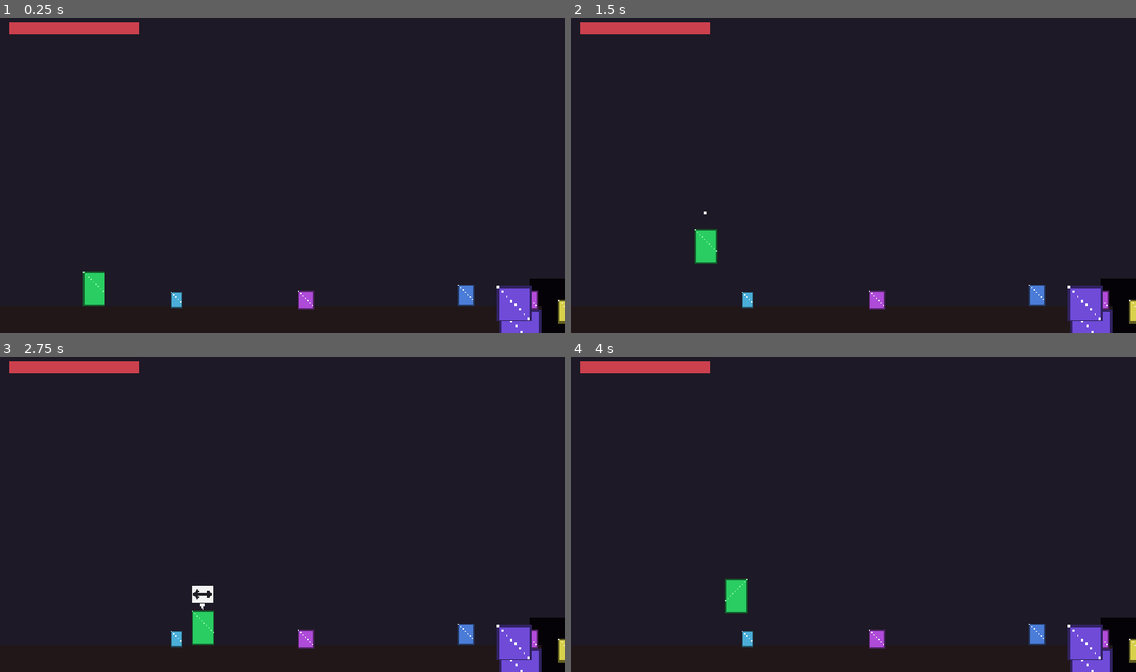
Above: before the commit, frames 1-4 (two rows, left to right).
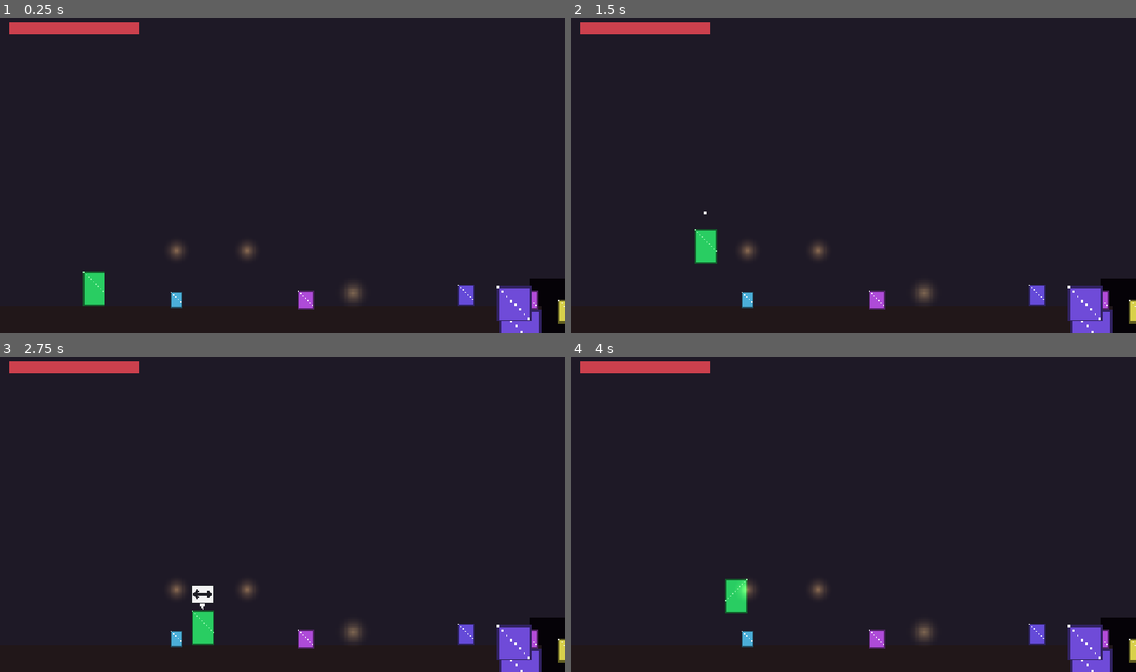
Above: after the commit, the same moments.

Repository: Eruldin/Honor-Meselesi
Game: Godot game, scene res://src/levels/ch1/Ch1.tscn
The game is run twice, just before and just after one commit, with the same random seed, the same clock (stepped at 60 frames per second) and the same inputs. This scene is started directly instead of the project's main scene.
Inputs (mouse positions are in pixels of both pictures, inside the frame that each line leads up to):
- Up to frame 1 (0.25 s): no input
- Up to frame 2 (1.5 s): tap Enter (ui_accept) at 0.5 s; move the mouse to (977, 159) at 0.52 s; hold D (move_right) 0.53-1.25 s; hold J (attack) 0.53-1.25 s; click (977, 159) at 0.67 s; tap Space (jump) at 0.77 s; drag from (740, 191) to (746, 310) at 1.27 s
- Up to frame 3 (2.75 s): tap Enter (ui_accept) at 2 s; move the mouse to (339, 442) at 2.02 s; hold D (move_right) from 2.03 s (still down); tap F (focus) at 2.1 s
- Up to frame 4 (4 s): release D (move_right) at 2.75 s; drag from (825, 577) to (1079, 649) at 2.77 s; tap Enter (ui_accept) at 3.5 s; move the mouse to (1023, 561) at 3.52 s; hold A (move_left) from 3.53 s (still down); tap Q (form_prev) at 3.6 s; tap Space (jump) at 3.77 s

The runs differ from the first frame. In frame 1, 0.5% of the frame differs, in the area x 30-84%, y 71-92%; in frame 2, 0.5%; in frame 3, 0.5%; in frame 4, 0.5%.

Commit message:
ch1: koy fenerleri sicak isik halesi — gece sahnesinde fenerler gercekten yaniyor
Co-Authored-By: Devin AI <158243242+devin-ai-integration[bot]@users.noreply.github.com>

Diff:
--- a/src/levels/ch1/ch1.gd
+++ b/src/levels/ch1/ch1.gd
@@ -219,6 +219,30 @@
 	if s != null:
 		s.position.y = floor_y - s.texture.get_height() * scale * 0.5
 	return s
+
+
+var _glow_tex: ImageTexture
+
+func _add_glow(pos: Vector2, radius: float, col: Color) -> void:
+	## Sicak isik halesi: radyal gradyan tek-tanecik — gece fenerleri icin.
+	if _glow_tex == null:
+		var img := Image.create(24, 24, false, Image.FORMAT_RGBA8)
+		for y in 24:
+			for x in 24:
+				var d := Vector2(x - 11.5, y - 11.5).length() / 11.5
+				var a := clampf(1.0 - d, 0.0, 1.0)
+				img.set_pixel(x, y, Color(1.0, 1.0, 1.0, a * a))
+		_glow_tex = ImageTexture.create_from_image(img)
+	var s := Sprite2D.new()
+	s.texture = _glow_tex
+	s.scale = Vector2.ONE * (radius / 12.0)
+	s.position = pos
+	s.modulate = col
+	s.z_index = 3
+	var mat := CanvasItemMaterial.new()
+	mat.blend_mode = CanvasItemMaterial.BLEND_MODE_ADD
+	s.material = mat
+	add_child(s)
 
 
 func _add_sign(pos: Vector2, icon: StringName) -> void:
@@ -609,14 +633,16 @@
 		Color(0.75, 0.62, 0.62))
 	_add_deco_ground(&"prop/house_main", 905, FLOOR_Y + 4, 0.74,
 		Color(0.82, 0.66, 0.58))
-	# Tas pagoda fenerler — sokak aydinlatmasi
+	# Tas pagoda fenerler — sokak aydinlatmasi + sicak hale
 	for x in [300.0, 660.0, 1010.0]:
 		_add_deco_ground(&"prop/stone_lamp", x, FLOOR_Y, 0.55,
 			Color(0.9, 0.85, 0.8))
+		_add_glow(Vector2(x, FLOOR_Y - 14), 16.0, Color(1.0, 0.8, 0.45, 0.4))
 	# Asili kagit fenerler — ev girislerinin saçaklari altinda
 	for x in [150.0, 210.0, 492.0, 552.0, 875.0, 940.0]:
 		_add_deco(&"prop/lantern_hang", Vector2(x, FLOOR_Y - 52), 0.42,
 			Color(1.0, 0.85, 0.65), false, 1)
+		_add_glow(Vector2(x, FLOOR_Y - 50), 13.0, Color(1.0, 0.75, 0.4, 0.45))
 	# Ahsap citler — bahce sinirlari
 	_add_deco_ground(&"prop/j_fence", 385, FLOOR_Y, 0.8, Color(0.7, 0.55, 0.45))
 	_add_deco_ground(&"prop/j_fence", 620, FLOOR_Y, 0.8,
